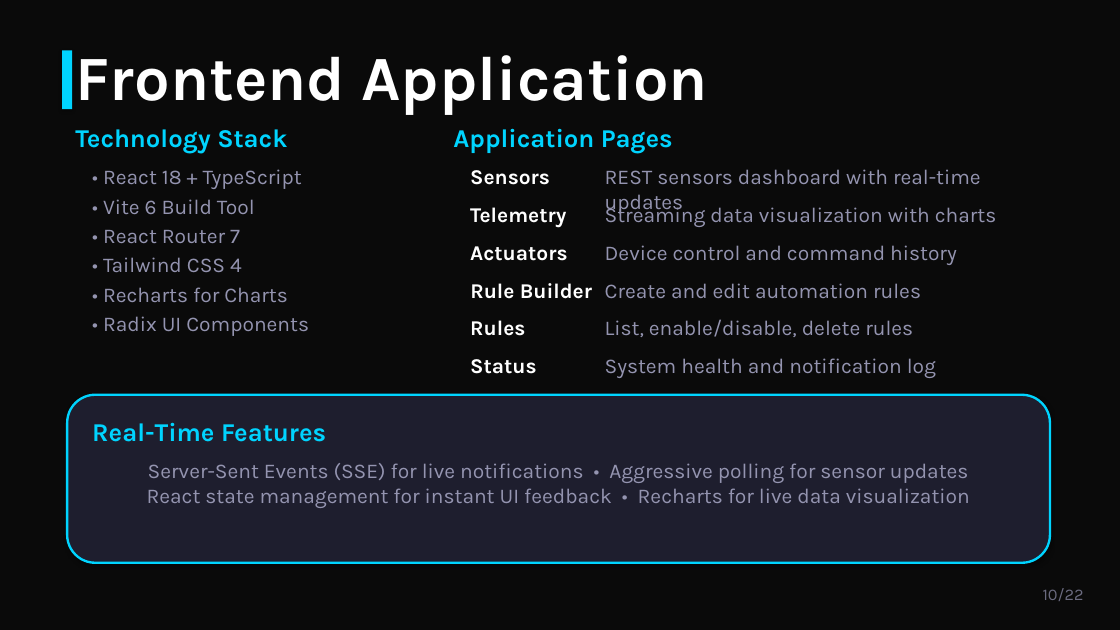
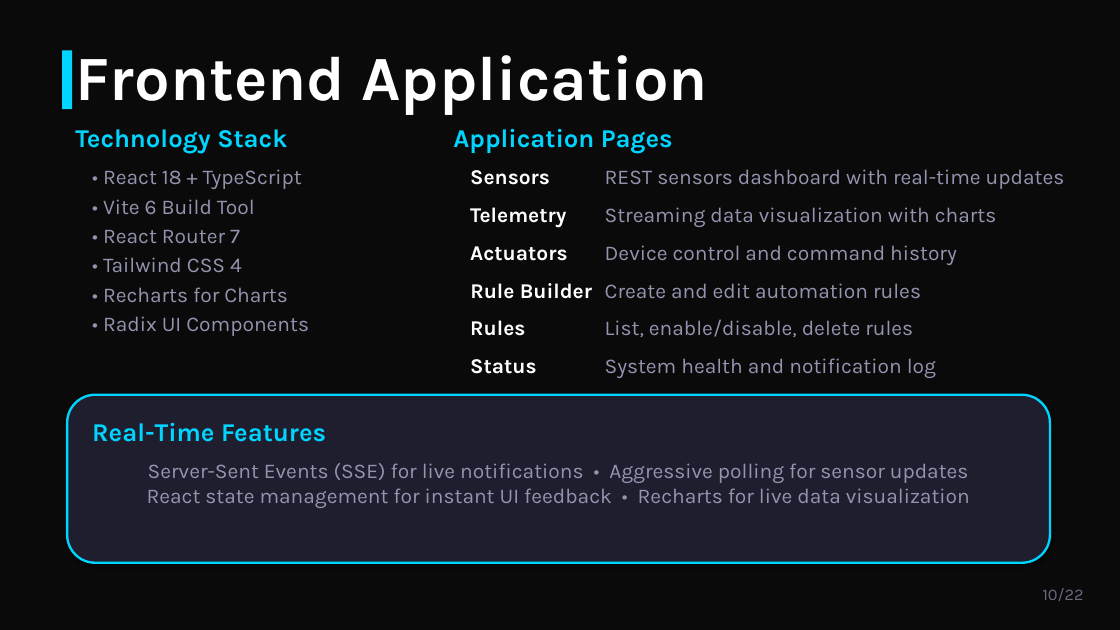
Before and after one commit to paolopagliarini/2063987_WestCompany, a slide deck: slide 10 of booklets/slides/Mars_Habitat_Presentation.pptx. Drawn at 1120x630 pixels with LibreOffice and Linux fonts; fonts in the diff are those of the drawing. Boxes give left, top, right and bottom in pixels: in the first picture for what was removed or moved away, otherwise in the second. Text is boxed around its words. In the diff, an @@ line names an element or a change of style, - is before the commit and + after.

```diff
--- a/booklets/slides/Mars_Habitat_Presentation.pptx
+++ b/booklets/slides/Mars_Habitat_Presentation.pptx
@@ text "REST sensors dashboard with real-time ..." rewrapped from box(605, 169, 981, 215) to box(605, 169, 1065, 189) @@
```
Also in this commit, not shown: 2 other slides changed, 1 other file.
